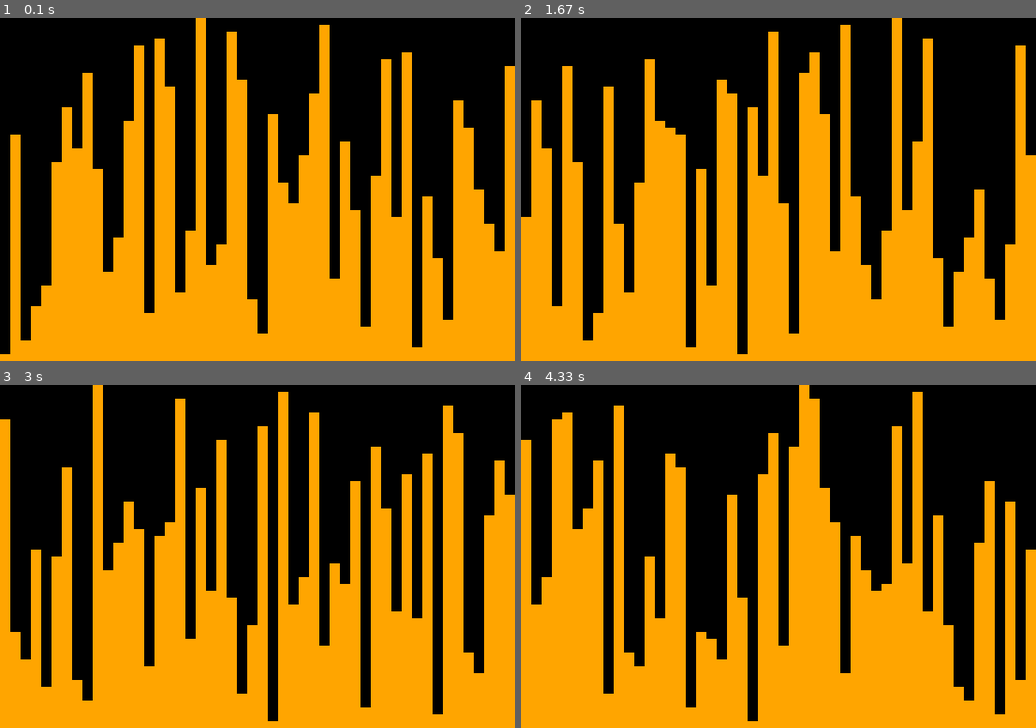
Above: before the commit, frames 1-4 (two rows, left to right).
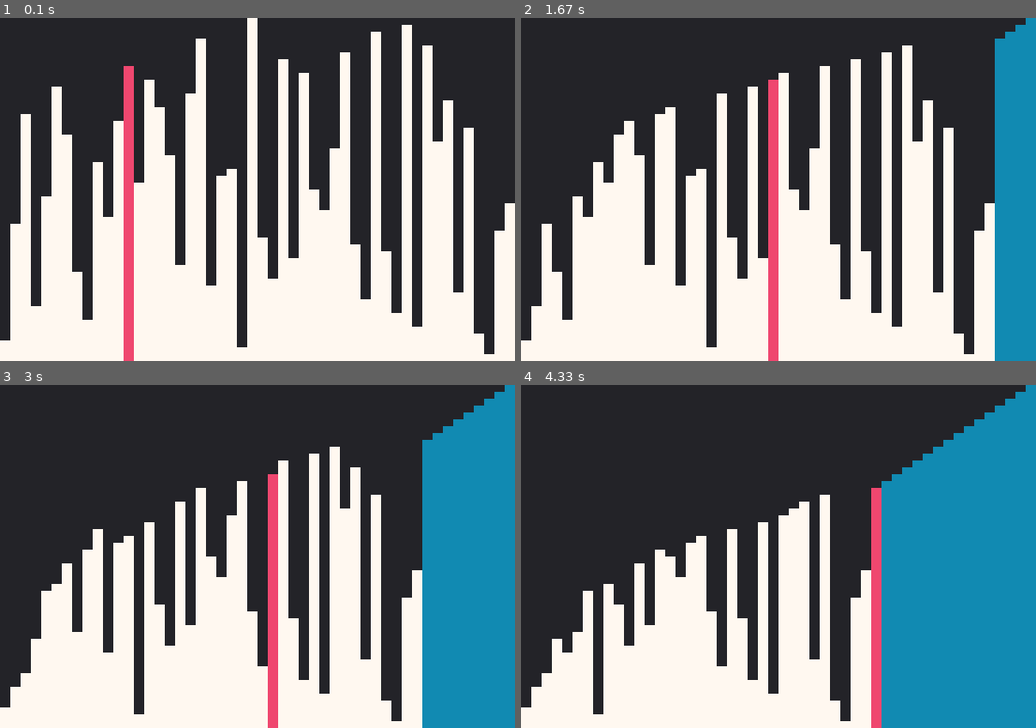
Above: after the commit, the same moments.

Repository: madalynbartman/projects
Game: pygame game, started from ds_algos/animate.py
Same seed, same stepped clock (60 frames per second), same inputs: the game is played once before the commit and once after it.
Inputs:
- Up to frame 1 (0.1 s): no input
- Up to frame 2 (1.67 s): no input
- Up to frame 3 (3 s): no input
- Up to frame 4 (4.33 s): no input

The runs differ from the first frame. In frame 1, 100% of the frame differs, in the area x 0-100%, y 0-100%; in frame 2, 100%; in frame 3, 100%; in frame 4, 100%.

Commit message:
Visualizations with pygame pt 2

Diff:
--- a/ds_algos/animate.py
+++ b/ds_algos/animate.py
@@ -5,6 +5,16 @@
 width = 600
 height = 400
 n = 50
+
+# dictonary for colors
+COLORS = {
+    "background": (35,35,40),
+    "regular": (255,248,240),
+    "highlight1": (239,71,111),
+    "highlight2": (255,209,102),
+    "highlight3": (17,138,178),
+    "sorted": (6,214,160)
+}
 
 # function to draw a single abr
 def draw_bar(array, i, screen, color):
@@ -18,11 +28,26 @@
     pygame.draw.rect(screen, color, bar)
 
 # function to visualize an entire array using a bar chart
-def draw_bars(array, screen):
-    screen.fill(pygame.Color("black"))
+def draw_bars(array, screen, highlight1 = [], highlight2 = [], highlight3 = [], sorted = False):
+    screen.fill(COLORS["background"])
     n = len(array)
-    for i in range(n):
-        draw_bar(array, i, screen, pygame.Color("orange"))
+    if sorted:
+        for i in range(n):
+            draw_bar(array, i, screen, COLORS["sorted"])
+    else:
+        for i in range(n):
+            draw_bar(array, i, screen, COLORS["regular"])
+        for i in highlight1:
+            draw_bar(array, i, screen, COLORS["highlight1"])
+        for i in highlight2:
+            draw_bar(array, i, screen, COLORS["highlight2"])
+        for i in highlight3:
+            draw_bar(array, i, screen, COLORS["highlight3"])
+
+# create array and sorting process generator
+array = random.sample(range(1,n+1), n)
+from bubble_sort import bubble_sort
+process = bubble_sort(array)
 
 # initialize pygame and screen
 pygame.init()
@@ -32,17 +57,21 @@
 animating = True
 while animating:
 
-    # create array
-    array = random.sample(range(1,n+1), n)
+    # next step in the sorting process
+    array, highlight1, highlight2, highlight3 = next(process, (None, None, None, None))
 
-    # drawing the array
-    draw_bars(array, screen)
+    # bar chart visulaization
+    if array is not None:
+        draw_bars(array, screen, highlight1, highlight2, highlight3)
+    else:
+        array = list(range(1, n+1))
+        draw_bars(array, screen, sorted=True)
 
     # update
     pygame.display.flip()
 
     # pause
-    pygame.time.wait(1)
+    pygame.time.wait(10)
 
     # track user interaction
     for event in pygame.event.get():
